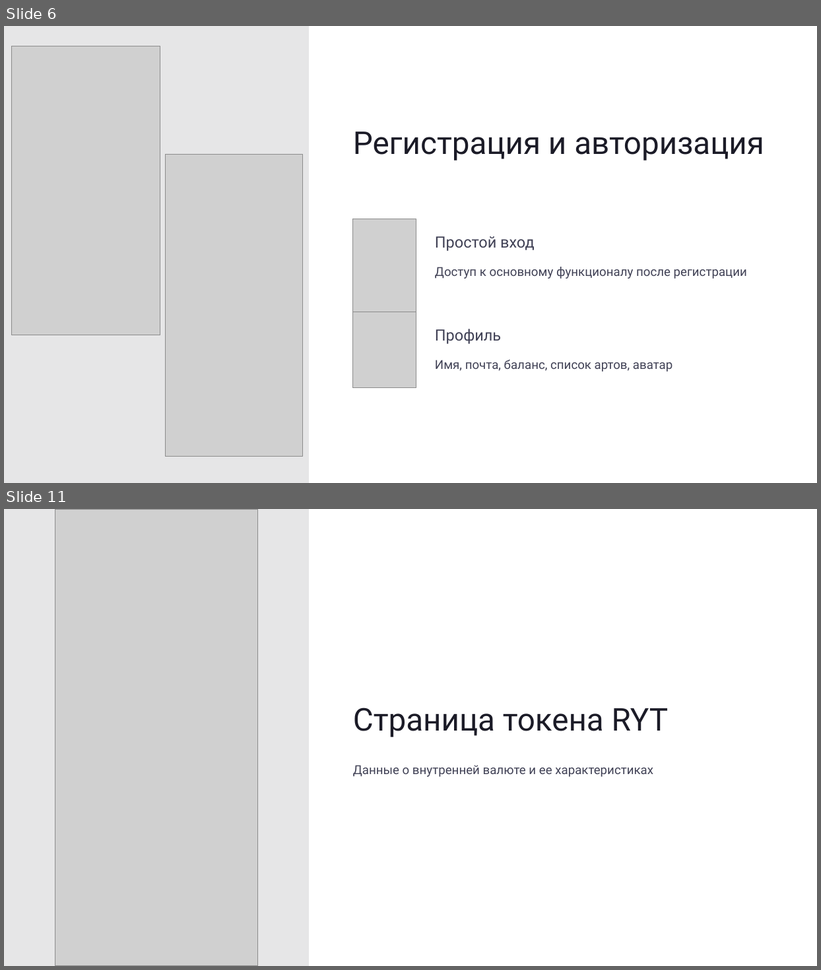
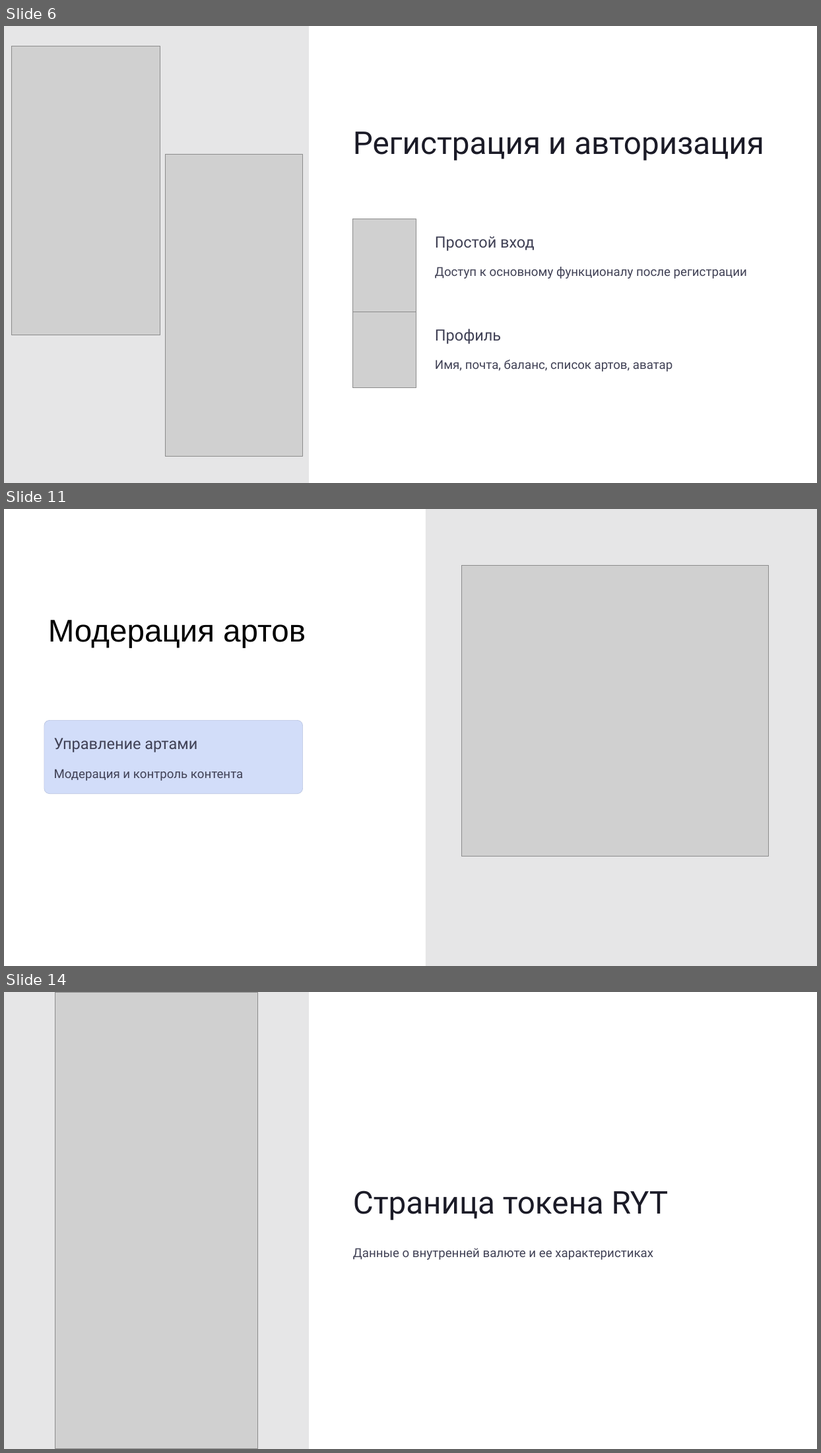
Before and after one commit to SomeDumbShit/CryptoNFTCoin, a slide deck: презентация.pptx. Shown one above the other, each under a label of ours: slides 6 and 11 before the commit, slides 6, 11 and 14 after it; the slides between them are not shown. The pictures are 821x970 and 821x1453 pixels, drawn with LibreOffice and Linux fonts; fonts in the diff are those of the drawing; grey boxes stand for pictures. Boxes give left, top, right and bottom in pixels: in the first picture for what was removed or moved away, otherwise in the second. Text is boxed around its words. In the diff, an @@ line names an element or a change of style, - is before the commit and + after.

```diff
--- a/презентация.pptx
+++ b/презентация.pptx
@@ slide 11 added at [4,509,817,966], background #FFFFFF @@
@@ rectangle added at [426,509,817,966], fill #E6E6E7 @@
@@ picture added at [462,565,769,856] @@
@@ text added at [48,620,306,648], 44.5 pt, text #000000 @@
+Модерация артов
@@ rounded rectangle added at [44,720,303,794], fill #D2DDF9, outline #B8C3DF 0.6 pt @@
@@ text added at [54,738,197,753], 22 pt, text #404155 @@
+Управление артами
@@ text added at [54,769,243,781], 17.5 pt, text #404155 @@
+Модерация и контроль контента
@@ what was slide 11 is now slide 14 @@
```
Also in this commit, not shown: 4 slides changed, 2 other slides added, 1 other file.
